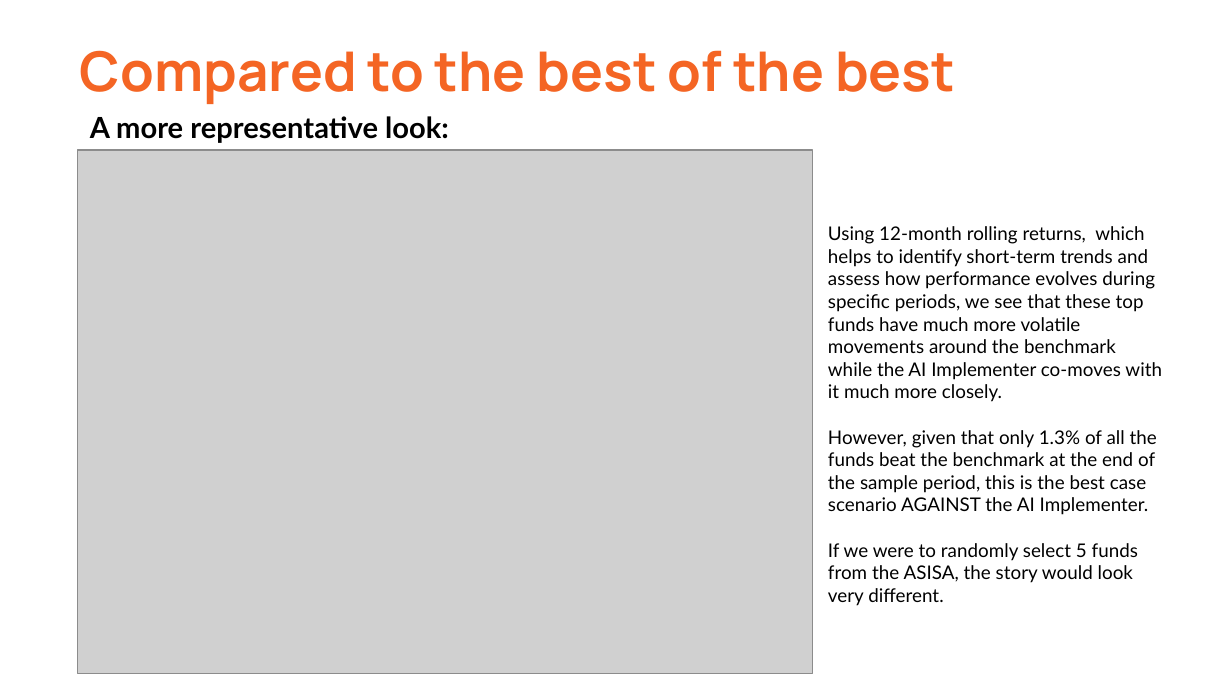
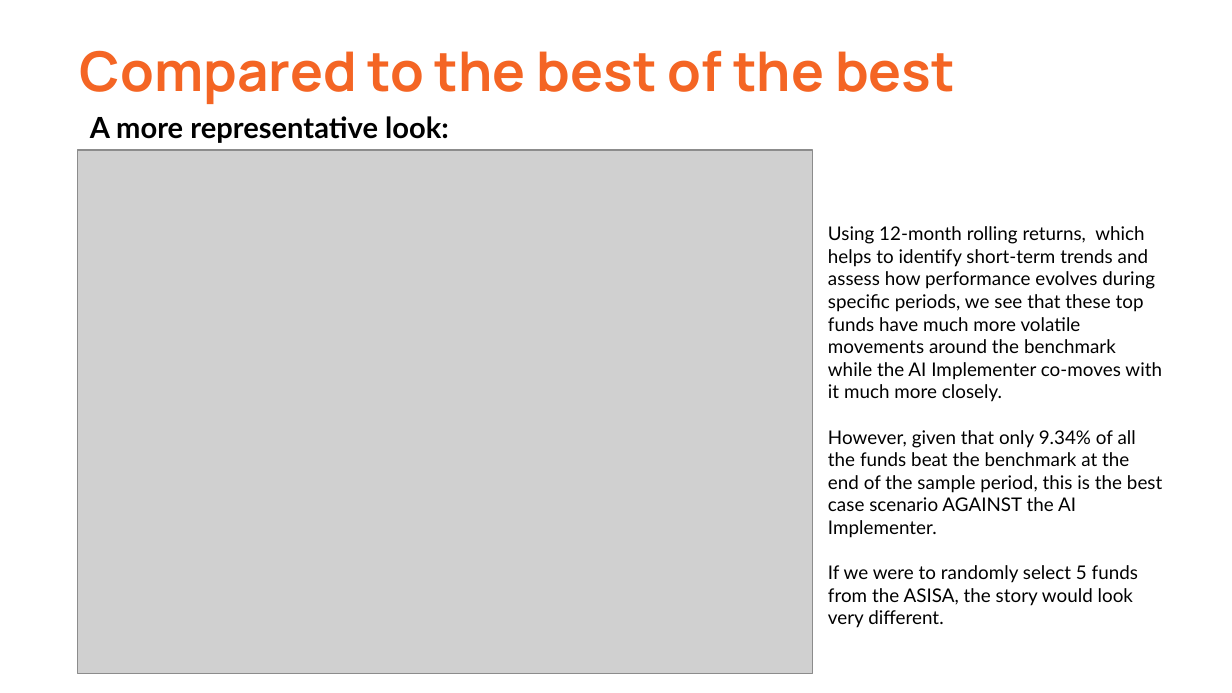
Before and after one commit to SingleMom124/22610987_FinMetrics, a slide deck: slide 4 of questions/Question1/Question1_Final.pptx. Drawn at 1232x693 pixels with LibreOffice and Linux fonts; fonts in the diff are those of the drawing; grey boxes stand for pictures. Boxes give left, top, right and bottom in pixels: in the first picture for what was removed or moved away, otherwise in the second. Text is boxed around its words. In the diff, an @@ line names an element or a change of style, - is before the commit and + after.

```diff
--- a/questions/Question1/Question1_Final.pptx
+++ b/questions/Question1/Question1_Final.pptx
@@ text at (x1=828, y1=430, x2=1162, y2=538): text changed @@
-However, given that only 1.3% of all the funds beat the benchmark at the end of the sample period, this is the best case scenario AGAINST the AI Implementer.
+However, given that only 9.34% of all the funds beat the benchmark at the end of the sample period, this is the best case scenario AGAINST the AI Implementer.
```
Also in this commit, not shown: 9 other files.
